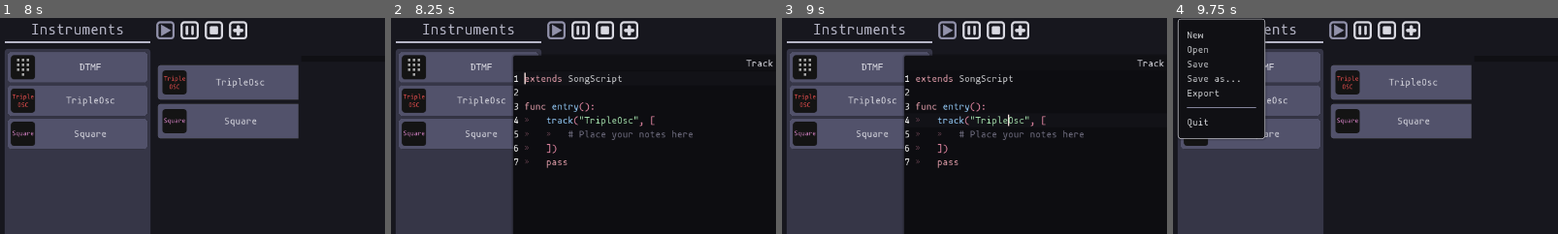
Above: before the commit, frames 1-4 (left to right).
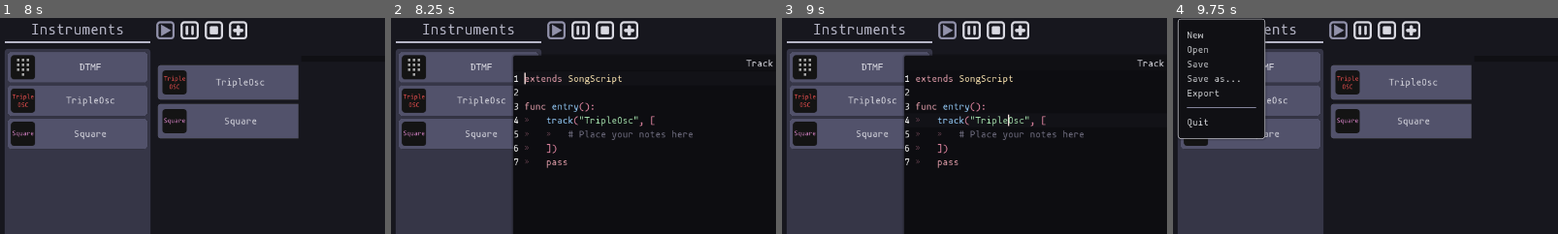
Above: after the commit, the same moments.

Repository: QuadCubedStudios/GoDAW
Game: Godot game, scene res://Main.tscn
The game is run twice, just before and just after one commit, with the same random seed, the same clock (stepped at 60 frames per second) and the same inputs.
Inputs (mouse positions are % of the whole screen's width and height, from its top left):
- Up to frame 1 (8 s): click (21, 7) at 0.5 s; click "File" at 1.25 s; click "Edit" at 2 s; click "View" at 2.75 s; click "DTMF" at 3.5 s; click "TripleOsc" at 4.25 s; click "Square" at 5 s; click (28, 7) at 5.75 s; click (21, 7) at 6.5 s; click (31, 7) at 7.25 s
- Up to frame 2 (8.25 s): click "TripleOsc" at 8 s
- Up to frame 3 (9 s): click "Square" at 8.75 s
- Up to frame 4 (9.75 s): click "File" at 9.5 s
The pictures show only the part of the screen within x 0-50%, y 4-54%; the shares and areas given below are measured in that part.

Frame 1 is identical in both runs. In frame 2, 0.1% of the frame differs, in the area x 46-60%, y 26-31%; in frame 3, 0.1%; in frame 4, nothing differs.
Error in both runs: Invalid get index '0' (on base: 'Array'). (res://song.gd:29)

Commit message:
clear undo & type highlight

Diff:
--- a/Editor/Scenes/Dialogues/TrackEditor/GDScriptSyntaxHighlight.gd
+++ b/Editor/Scenes/Dialogues/TrackEditor/GDScriptSyntaxHighlight.gd
@@ -8,6 +8,8 @@
 func region(start: String, end: String, color: Color, line_only: bool = false):
 	script_editor.add_color_region(start, end, color, line_only)
 
+func type(type_name: String):
+	script_editor.add_keyword_color(type_name, Color("fae3b0"))
 
 func _ready():
 	keyword("extends")
@@ -16,6 +18,7 @@
 	keyword("var")
 	keyword("const")
 	keyword("pass")
+	type("SongScript")
 	region('"', '"', Color("abe9b3"))
 	region("'", "'", Color("abe9b3"))
 	region("#", "\n", Color("6e6c7e"), true)
--- a/Editor/Scenes/Dialogues/TrackEditor/TrackEditor.gd
+++ b/Editor/Scenes/Dialogues/TrackEditor/TrackEditor.gd
@@ -18,6 +18,7 @@
 func _popup(name, id):
 	if script_editor.text == "":
 		script_editor.text = BASE_SONG_SCRIPT % name
+	script_editor.clear_undo_history()
 	data.name = name
 	data.id = id
 	popup_centered()
